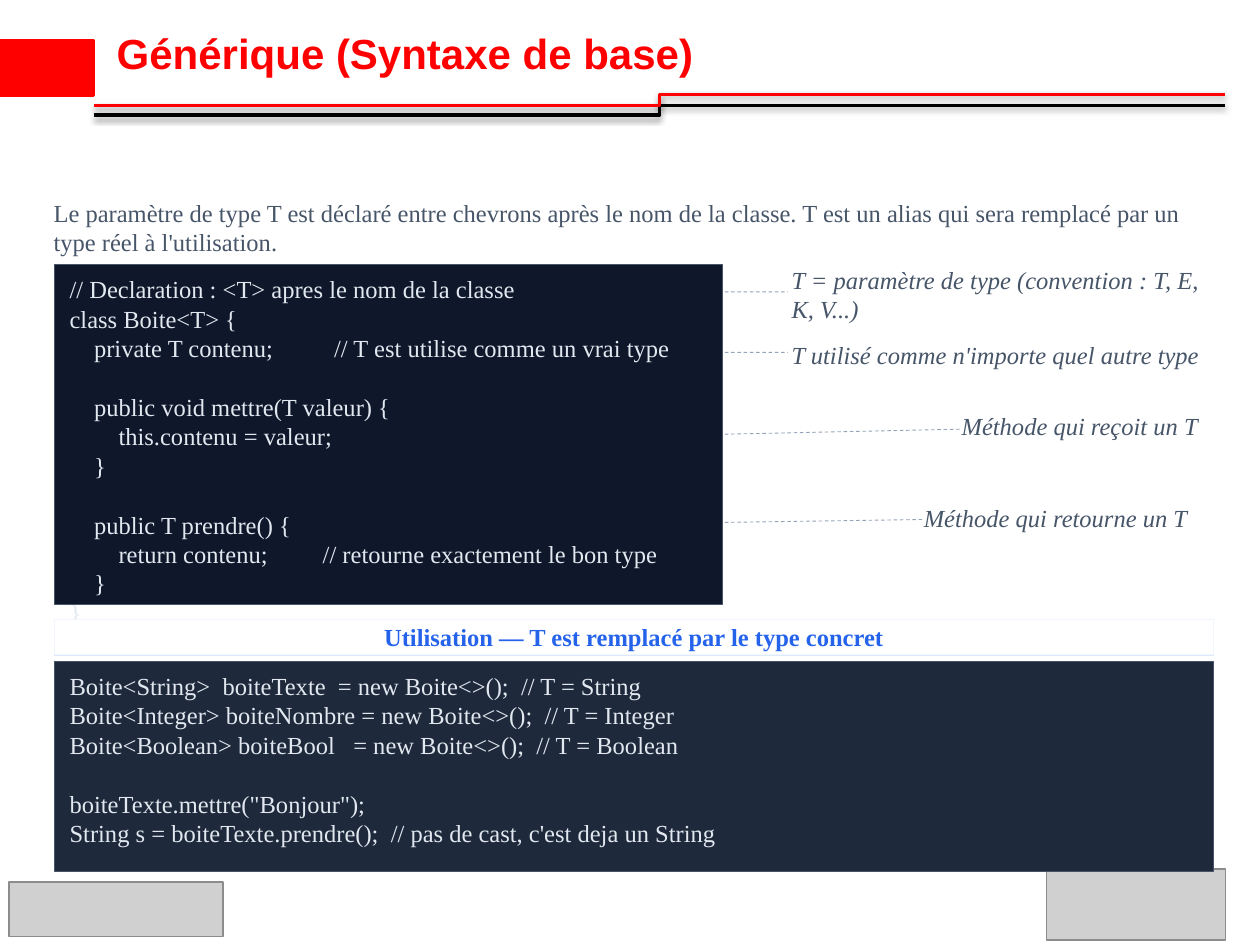
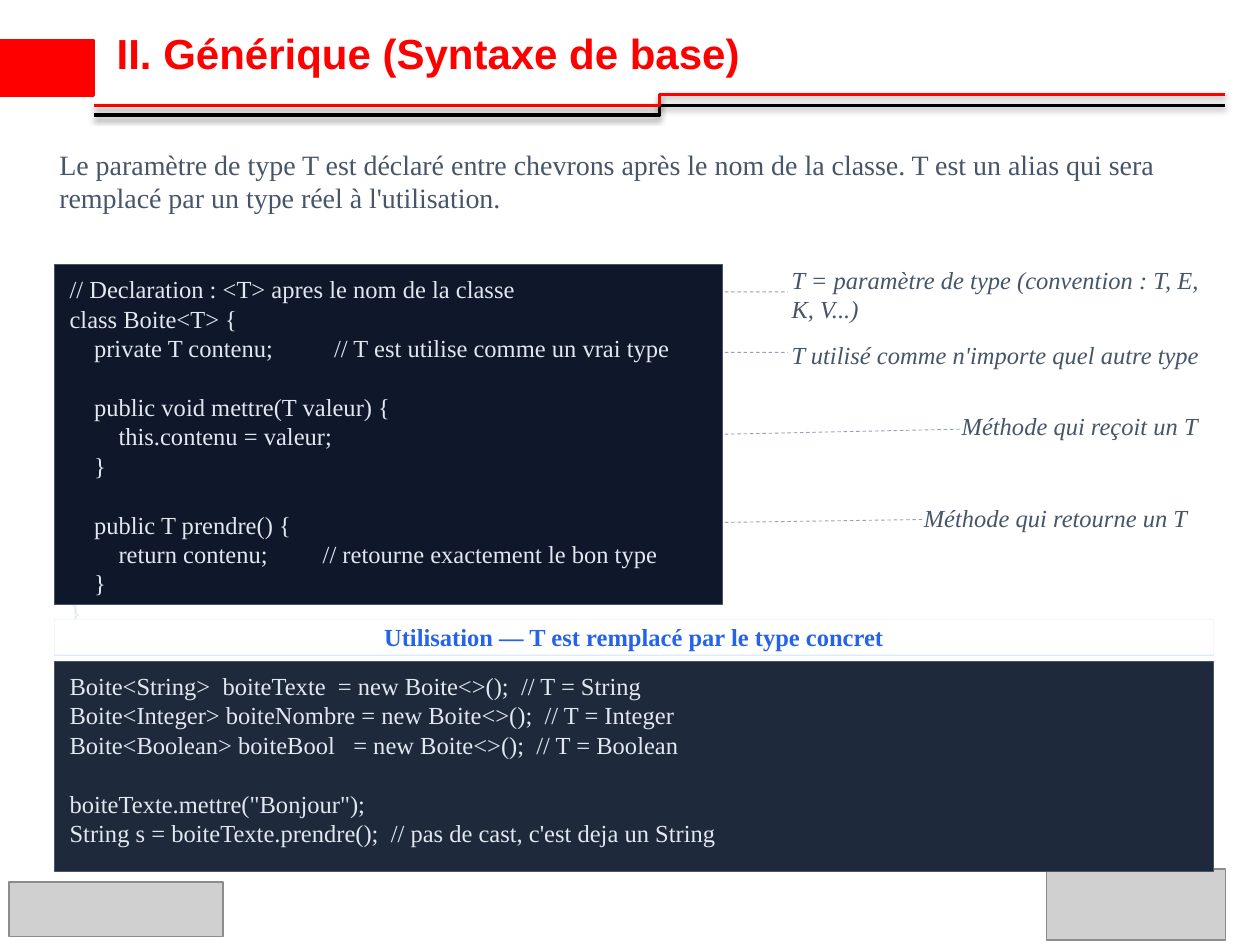
Before and after one commit to ibrahimsava/Osis-training-in-java, a slide deck: slide 6 of osis_presentation_Ibrahim_SAVADOGO_S3.pptx. Drawn at 1260x945 pixels with LibreOffice and Linux fonts; fonts in the diff are those of the drawing; grey boxes stand for pictures; background and template pictures are left out. Boxes give left, top, right and bottom in pixels: in the first picture for what was removed or moved away, otherwise in the second. Text is boxed around its words. In the diff, an @@ line names an element or a change of style, - is before the commit and + after.

```diff
--- a/osis_presentation_Ibrahim_SAVADOGO_S3.pptx
+++ b/osis_presentation_Ibrahim_SAVADOGO_S3.pptx
@@ title at (x1=117, y1=38, x2=740, y2=77): text changed @@
-Générique (Syntaxe de base)
+II. Générique (Syntaxe de base)
@@ text "Le paramètre de type T ..." moved from (x1=54, y1=205, x2=1179, y2=257) to (x1=59, y1=155, x2=1154, y2=214) @@
@@ text "Le paramètre de type T ..." at (x1=59, y1=155, x2=1154, y2=214): size 14 to 16 pt @@
```
Also in this commit, not shown: 9 other slides changed, 10 slides added, 9 slides removed, 2 other files.
